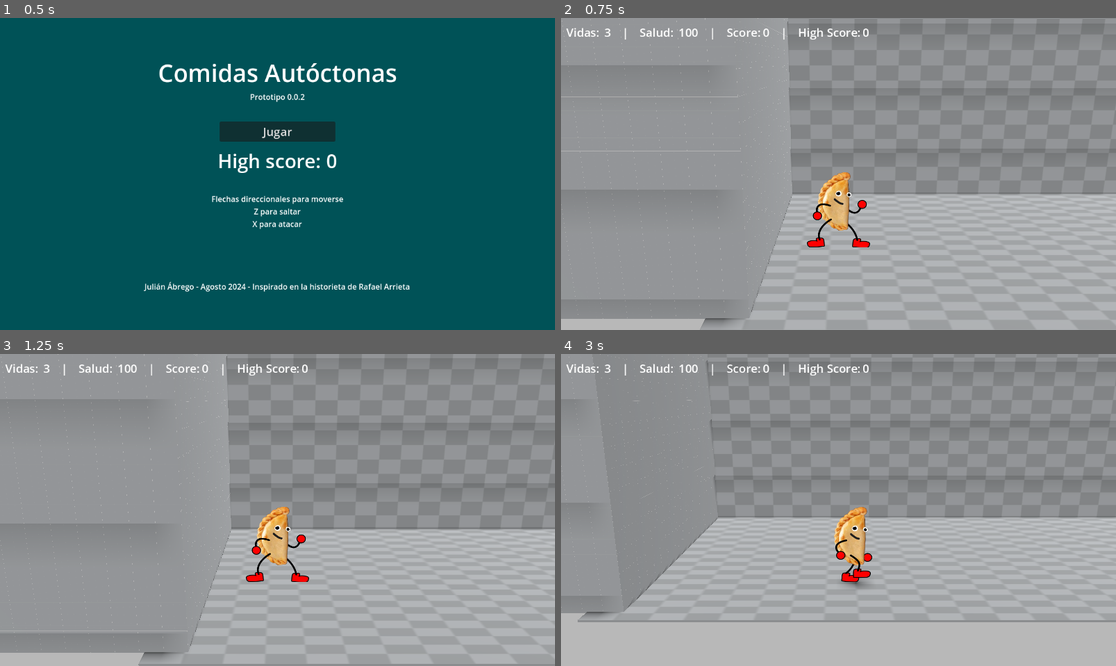
Above: before the commit, frames 1-4 (two rows, left to right).
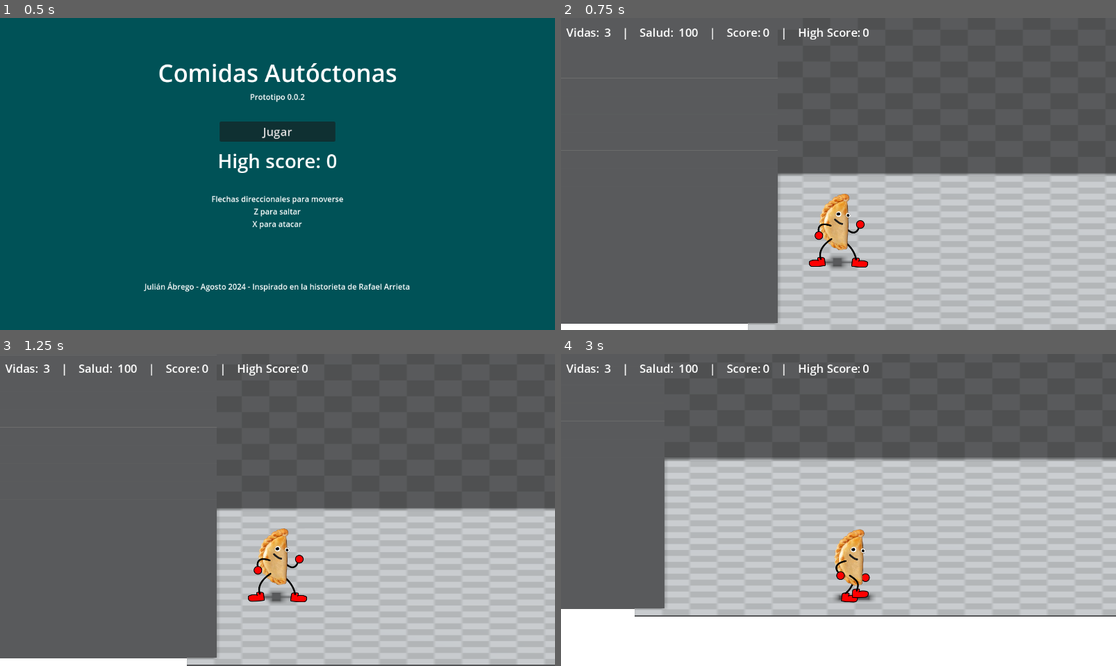
Above: after the commit, the same moments.

Repository: julabrego/unl_TrabajoFinal_2024
Game: Godot game, scene res://Assets/Scenes/UI/main_menu.tscn
Two runs of this game, one before a commit and one after it. Both use one fixed random seed, a clock stepped at 60 frames per second and the inputs below.
Inputs (mouse positions are in pixels of both pictures, inside the frame that each line leads up to):
- Up to frame 1 (0.5 s): no input
- Up to frame 2 (0.75 s): click "Jugar" at 0.5 s
- Up to frame 3 (1.25 s): no input
- Up to frame 4 (3 s): tap Enter (ui_accept) at 1.25, 1.52, 2.27 s; move the mouse to (960, 494) at 1.27 s; hold Right (ui_right) 1.28-2.03 s; hold F 1.28-2.03 s; click (960, 494) at 1.42 s; move the mouse to (727, 525) at 2.02 s; hold Down (ui_down) 2.03-2.78 s; tap Space at 2.1 s; move the mouse to (894, 441) at 2.77 s; hold Right (ui_right) from 2.78 s (still down); hold F from 2.78 s (still down)

Frame 1 is identical in both runs. In frame 2, 83% of the frame differs, in the area x 0-100%, y 0-100%; in frame 3, 83%; in frame 4, 83%.

Commit message:
Camera adjustments

Diff:
--- a/Assets/Scenes/Characters/Empanada/empanada.tscn
+++ b/Assets/Scenes/Characters/Empanada/empanada.tscn
@@ -8,10 +8,13 @@
 [ext_resource type="Texture2D" uid="uid://upr04mc3v6fk" path="res://Assets/Resources/Textures/Empanadas/empanada_hit_spritesheet.png" id="6_gjsth"]
 [ext_resource type="Texture2D" uid="uid://c2cskfpny1nb5" path="res://Assets/Resources/Textures/Empanadas/empanada_jump_spritesheet.png" id="7_tpt2a"]
 
-[sub_resource type="SphereShape3D" id="SphereShape3D_7hrqh"]
-radius = 0.397743
-
-[sub_resource type="SphereMesh" id="SphereMesh_4r5li"]
+[sub_resource type="CapsuleShape3D" id="CapsuleShape3D_es5is"]
+radius = 0.211405
+height = 1.36706
+
+[sub_resource type="CapsuleMesh" id="CapsuleMesh_68o3x"]
+radius = 0.211405
+height = 1.36706
 
 [sub_resource type="CapsuleShape3D" id="CapsuleShape3D_7no7e"]
 radius = 0.365421
@@ -472,21 +475,23 @@
 script = ExtResource("1_5rpsi")
 
 [node name="Sprite3D" type="Sprite3D" parent="."]
+transform = Transform3D(1, 0, 0, 0, 0.866025, 0.5, 0, -0.5, 0.866025, 0, 0, 0)
 texture = ExtResource("1_03la8")
 region_enabled = true
 region_rect = Rect2(0, 0, 178, 221)
 
 [node name="AttackHitbox" type="Area3D" parent="Sprite3D"]
-transform = Transform3D(0.558628, 0, 0, 0, 1, 0, 0, 0, 1, 0.910621, 0.14529, 0)
+transform = Transform3D(1, 0, 0, 0, 1, 0, 0, 0, 1, 0.910621, 0.14529, 0)
 monitoring = false
 
 [node name="CollisionShape3D" type="CollisionShape3D" parent="Sprite3D/AttackHitbox"]
-shape = SubResource("SphereShape3D_7hrqh")
+transform = Transform3D(1, 0, 0, 0, -4.37114e-08, -1, 0, 1, -4.37114e-08, 0, 0, 0)
+shape = SubResource("CapsuleShape3D_es5is")
 
 [node name="MeshInstance3D" type="MeshInstance3D" parent="Sprite3D/AttackHitbox"]
-transform = Transform3D(0.795, 0, 0, 0, 0.795, 0, 0, 0, 0.795, 0, 0, 0)
+transform = Transform3D(0.795, 0, 0, 0, -3.47506e-08, -0.795, 0, 0.795, -3.47506e-08, 0, 0, 0)
 visible = false
-mesh = SubResource("SphereMesh_4r5li")
+mesh = SubResource("CapsuleMesh_68o3x")
 
 [node name="CollisionBox" type="CollisionShape3D" parent="."]
 transform = Transform3D(1, 0, 0, 0, 1, 0, 0, 0, 1, 0, -0.000934005, 0)
--- a/Assets/Scenes/Characters/KetchupSmall/ketchup_small.tscn
+++ b/Assets/Scenes/Characters/KetchupSmall/ketchup_small.tscn
@@ -227,6 +227,7 @@
 script = ExtResource("1_if1ed")
 
 [node name="Sprite3D" type="Sprite3D" parent="."]
+transform = Transform3D(1, 0, 0, 0, 0.866025, 0.5, 0, -0.5, 0.866025, 0, 0, 0)
 texture = ExtResource("2_a1yxx")
 
 [node name="CollisionShape3D" type="CollisionShape3D" parent="."]
--- a/Assets/Scenes/Scenarios/level_1-scenario.tscn
+++ b/Assets/Scenes/Scenarios/level_1-scenario.tscn
@@ -53,6 +53,7 @@
 transform = Transform3D(1, 0, 0, 0, -4.37114e-08, -1, 0, 1, -4.37114e-08, 0, 16.5446, 8.35161)
 
 [node name="CollisionShape3D" type="CollisionShape3D" parent="TerrainBlock/WallBottom"]
+transform = Transform3D(1, 0, 0, 0, 1, 0, 0, 0, 1, 0, 0.445, 0)
 shape = SubResource("BoxShape3D_56138")
 
 [node name="MeshInstance3D" type="MeshInstance3D" parent="TerrainBlock/WallBottom"]
@@ -60,7 +61,7 @@
 surface_material_override/0 = ExtResource("1_2e43v")
 
 [node name="WallFront" type="StaticBody3D" parent="TerrainBlock"]
-transform = Transform3D(1, 0, 0, 0, -4.37114e-08, -1, 0, 1, -4.37114e-08, 0, 16.5446, 15.8795)
+transform = Transform3D(1, 0, 0, 0, -4.37114e-08, -1, 0, 1, -4.37114e-08, 0, 16.545, 17.4)
 
 [node name="CollisionShape3D" type="CollisionShape3D" parent="TerrainBlock/WallFront"]
 shape = SubResource("BoxShape3D_56138")
@@ -82,6 +83,7 @@
 transform = Transform3D(1, 0, 0, 0, -4.37114e-08, -1, 0, 1, -4.37114e-08, 0, 16.5446, 8.35161)
 
 [node name="CollisionShape3D" type="CollisionShape3D" parent="TerrainBlock2/WallBottom"]
+transform = Transform3D(1, 0, 0, 0, 1, 0, 0, 0, 1, 0, 0.445, 0)
 shape = SubResource("BoxShape3D_56138")
 
 [node name="MeshInstance3D" type="MeshInstance3D" parent="TerrainBlock2/WallBottom"]
@@ -89,7 +91,7 @@
 surface_material_override/0 = ExtResource("1_2e43v")
 
 [node name="WallFront" type="StaticBody3D" parent="TerrainBlock2"]
-transform = Transform3D(1, 0, 0, 0, -4.37114e-08, -1, 0, 1, -4.37114e-08, 0, 16.5446, 15.8795)
+transform = Transform3D(1, 0, 0, 0, -4.37114e-08, -1, 0, 1, -4.37114e-08, 0, 16.545, 17.4)
 
 [node name="CollisionShape3D" type="CollisionShape3D" parent="TerrainBlock2/WallFront"]
 shape = SubResource("BoxShape3D_56138")
--- a/Assets/Scenes/Scenarios/world_1.tscn
+++ b/Assets/Scenes/Scenarios/world_1.tscn
@@ -9,28 +9,13 @@
 [ext_resource type="Script" path="res://addons/phantom_camera/scripts/phantom_camera/phantom_camera_3d.gd" id="7_1nq8k"]
 [ext_resource type="Script" path="res://addons/phantom_camera/scripts/resources/tween_resource.gd" id="8_gb0a8"]
 [ext_resource type="Script" path="res://addons/phantom_camera/scripts/resources/camera_3d_resource.gd" id="9_s1ir3"]
+[ext_resource type="Texture2D" uid="uid://835paqmo7ng1" path="res://Assets/Resources/Textures/Teenage-Mutant-Ninja-Turtles-Shredders-Revenge.jpg" id="10_cd7in"]
 
-[sub_resource type="ProceduralSkyMaterial" id="ProceduralSkyMaterial_rhm72"]
-sky_horizon_color = Color(0.64625, 0.65575, 0.67075, 1)
-ground_horizon_color = Color(0.64625, 0.65575, 0.67075, 1)
+[sub_resource type="Environment" id="Environment_43i5g"]
+background_energy_multiplier = 2.1
+reflected_light_source = 2
 
-[sub_resource type="Sky" id="Sky_vvjwq"]
-sky_material = SubResource("ProceduralSkyMaterial_rhm72")
-
-[sub_resource type="Environment" id="Environment_twjta"]
-background_mode = 2
-sky = SubResource("Sky_vvjwq")
-ambient_light_source = 3
-ambient_light_color = Color(0.775063, 0.775063, 0.775063, 1)
-tonemap_mode = 2
-
-[sub_resource type="BoxShape3D" id="BoxShape3D_ftux4"]
-size = Vector3(1, 6.05518, 4.44135)
-
-[sub_resource type="Environment" id="Environment_fwxe6"]
-background_camera_feed_id = 10
-
-[sub_resource type="CameraAttributesPhysical" id="CameraAttributesPhysical_acxdf"]
+[sub_resource type="CameraAttributesPhysical" id="CameraAttributesPhysical_qm88m"]
 exposure_multiplier = 2.41
 
 [sub_resource type="Resource" id="Resource_5wpq5"]
@@ -44,107 +29,36 @@
 cull_mask = 1048575
 h_offset = 0.0
 v_offset = 0.0
-projection = 0
+projection = 1
 fov = 75.0
 size = 9.351
 frustum_offset = Vector2(0, 0)
 near = 0.05
 far = 4000.0
 
+[sub_resource type="Environment" id="Environment_q20sm"]
+background_energy_multiplier = 2.1
+reflected_light_source = 2
+
 [sub_resource type="CameraAttributesPhysical" id="CameraAttributesPhysical_sepef"]
 exposure_multiplier = 2.41
+
+[sub_resource type="BoxShape3D" id="BoxShape3D_ftux4"]
+size = Vector3(1, 6.05518, 4.44135)
 
 [node name="World" type="Node3D"]
 script = ExtResource("1_8yv3f")
 
 [node name="InGameHUD" parent="." instance=ExtResource("5_7lsm1")]
 
-[node name="WorldEnvironment" type="WorldEnvironment" parent="."]
-environment = SubResource("Environment_twjta")
-
-[node name="DirectionalLight3D" type="DirectionalLight3D" parent="."]
-transform = Transform3D(1, 0, 0, 0, 0.24568, 0.969351, 0, -0.969351, 0.24568, -1.52418, 11.8512, 20.4429)
-light_energy = 0.1
-light_angular_distance = 46.6
-shadow_enabled = true
-directional_shadow_mode = 0
-
-[node name="KetchupSmall" parent="." node_paths=PackedStringArray("target") instance=ExtResource("3_s7u4f")]
-transform = Transform3D(1, 0, 0, 0, 1, 0, 0, 0, 1, 3.59067, 1.14051, 15.341)
-target = NodePath("../Empanada")
-
-[node name="KetchupSmall2" parent="." node_paths=PackedStringArray("target") instance=ExtResource("3_s7u4f")]
-transform = Transform3D(1, 0, 0, 0, 1, 0, 0, 0, 1, 2.94668, 1.14051, 12.6274)
-target = NodePath("../Empanada")
-
-[node name="KetchupSmall3" parent="." node_paths=PackedStringArray("target") instance=ExtResource("3_s7u4f")]
-transform = Transform3D(1, 0, 0, 0, 1, 0, 0, 0, 1, 13.0343, 0.898847, 12.6767)
-target = NodePath("../Empanada")
-
-[node name="KetchupSmall4" parent="." node_paths=PackedStringArray("target") instance=ExtResource("3_s7u4f")]
-transform = Transform3D(1, 0, 0, 0, 1, 0, 0, 0, 1, 11.0553, 0.898847, 11.9589)
-target = NodePath("../Empanada")
-
-[node name="KetchupSmall5" parent="." node_paths=PackedStringArray("target") instance=ExtResource("3_s7u4f")]
-transform = Transform3D(1, 0, 0, 0, 1, 0, 0, 0, 1, 11.0553, 0.898847, 13.6483)
-target = NodePath("../Empanada")
-
-[node name="KetchupSmall6" parent="." node_paths=PackedStringArray("target") instance=ExtResource("3_s7u4f")]
-transform = Transform3D(1, 0, 0, 0, 1, 0, 0, 0, 1, 33.2905, 3.33058, 13.6483)
-target = NodePath("../Empanada")
-
-[node name="KetchupSmall7" parent="." node_paths=PackedStringArray("target") instance=ExtResource("3_s7u4f")]
-transform = Transform3D(1, 0, 0, 0, 1, 0, 0, 0, 1, 39.1141, 3.60419, 13.6483)
-target = NodePath("../Empanada")
-
-[node name="KetchupSmall8" parent="." node_paths=PackedStringArray("target") instance=ExtResource("3_s7u4f")]
-transform = Transform3D(1, 0, 0, 0, 1, 0, 0, 0, 1, 41.7501, 3.60419, 10.5475)
-target = NodePath("../Empanada")
-
-[node name="KetchupSmall9" parent="." node_paths=PackedStringArray("target") instance=ExtResource("3_s7u4f")]
-transform = Transform3D(1, 0, 0, 0, 1, 0, 0, 0, 1, 41.7501, 3.60419, 14.7709)
-target = NodePath("../Empanada")
-
-[node name="KetchupSmall10" parent="." node_paths=PackedStringArray("target") instance=ExtResource("3_s7u4f")]
-transform = Transform3D(1, 0, 0, 0, 1, 0, 0, 0, 1, 50.2257, 3.60419, 14.7709)
-target = NodePath("../Empanada")
-
-[node name="KetchupSmall11" parent="." node_paths=PackedStringArray("target") instance=ExtResource("3_s7u4f")]
-transform = Transform3D(1, 0, 0, 0, 1, 0, 0, 0, 1, 50.2257, 3.60419, 12.439)
-target = NodePath("../Empanada")
-
-[node name="KetchupSmall12" parent="." node_paths=PackedStringArray("target") instance=ExtResource("3_s7u4f")]
-transform = Transform3D(1, 0, 0, 0, 1, 0, 0, 0, 1, 59.172, 3.60419, 12.439)
-target = NodePath("../Empanada")
-
-[node name="KetchupSmall13" parent="." node_paths=PackedStringArray("target") instance=ExtResource("3_s7u4f")]
-transform = Transform3D(1, 0, 0, 0, 1, 0, 0, 0, 1, 59.172, 3.60419, 14.4434)
-target = NodePath("../Empanada")
-
-[node name="KetchupSmall14" parent="." node_paths=PackedStringArray("target") instance=ExtResource("3_s7u4f")]
-transform = Transform3D(1, 0, 0, 0, 1, 0, 0, 0, 1, 71.2821, 1.74213, 14.4434)
-target = NodePath("../Empanada")
-
-[node name="KetchupSmall15" parent="." node_paths=PackedStringArray("target") instance=ExtResource("3_s7u4f")]
-transform = Transform3D(1, 0, 0, 0, 1, 0, 0, 0, 1, 71.2821, 1.74213, 12.3361)
-target = NodePath("../Empanada")
-
 [node name="Empanada" parent="." groups=["Player"] instance=ExtResource("2_hn7vq")]
 transform = Transform3D(1, 0, 0, 0, 1, 0, 0, 0, 1, -13.7788, 1.21266, 13.6956)
 
-[node name="Level1Scenario" parent="." instance=ExtResource("5_rgyck")]
-
-[node name="EndOfLevelArea" type="Area3D" parent="."]
-transform = Transform3D(1, 0, 0, 0, 1, 0, 0, 0, 1, 78.587, -9.05991e-06, 13.2273)
-
-[node name="CollisionShape3D" type="CollisionShape3D" parent="EndOfLevelArea"]
-transform = Transform3D(1, 0, 0, 0, 1, 0, 0, 0, 1, 0.0572586, 2.52759, -0.170013)
-shape = SubResource("BoxShape3D_ftux4")
-
 [node name="Camera3D" type="Camera3D" parent="."]
-transform = Transform3D(1, 0, 0, 0, 0.971133, 0.238533, 0, -0.238533, 0.971133, -13.7788, 5.16766, 25.6906)
-environment = SubResource("Environment_fwxe6")
-attributes = SubResource("CameraAttributesPhysical_acxdf")
+transform = Transform3D(1, 0, 0, 0, 0.866024, 0.499999, 0, -0.499999, 0.866024, -13.7788, 10.0577, 25.6906)
+environment = SubResource("Environment_43i5g")
+attributes = SubResource("CameraAttributesPhysical_qm88m")
+projection = 1
 current = true
 size = 9.351
 
@@ -152,17 +66,104 @@
 script = ExtResource("6_sv8yj")
 
 [node name="PhantomCamera3D" type="Node3D" parent="." node_paths=PackedStringArray("follow_target")]
-transform = Transform3D(1, 0, 0, 0, 0.971133, 0.238533, 0, -0.238533, 0.971133, -13.7788, 5.16766, 25.6906)
+transform = Transform3D(1, 0, 0, 0, 0.866024, 0.499999, 0, -0.499999, 0.866024, -13.7788, 10.0577, 25.6906)
 script = ExtResource("7_1nq8k")
 follow_mode = 2
 follow_target = NodePath("../Empanada")
 tween_resource = SubResource("Resource_5wpq5")
 tween_on_load = false
 camera_3d_resource = SubResource("Resource_6ta6x")
+environment = SubResource("Environment_q20sm")
 attributes = SubResource("CameraAttributesPhysical_sepef")
-follow_offset = Vector3(0, 3.955, 11.995)
+follow_offset = Vector3(0, 8.845, 11.995)
 follow_damping = true
+
+[node name="Enemies" type="Node3D" parent="."]
+
+[node name="KetchupSmall" parent="Enemies" node_paths=PackedStringArray("target") instance=ExtResource("3_s7u4f")]
+transform = Transform3D(1, 0, 0, 0, 1, 0, 0, 0, 1, 3.59067, 1.14051, 15.341)
+target = NodePath("../../Empanada")
+
+[node name="KetchupSmall2" parent="Enemies" node_paths=PackedStringArray("target") instance=ExtResource("3_s7u4f")]
+transform = Transform3D(1, 0, 0, 0, 1, 0, 0, 0, 1, 2.94668, 1.14051, 12.6274)
+target = NodePath("../../Empanada")
+
+[node name="KetchupSmall3" parent="Enemies" node_paths=PackedStringArray("target") instance=ExtResource("3_s7u4f")]
+transform = Transform3D(1, 0, 0, 0, 1, 0, 0, 0, 1, 13.0343, 0.898847, 12.6767)
+target = NodePath("../../Empanada")
+
+[node name="KetchupSmall4" parent="Enemies" node_paths=PackedStringArray("target") instance=ExtResource("3_s7u4f")]
+transform = Transform3D(1, 0, 0, 0, 1, 0, 0, 0, 1, 11.0553, 0.898847, 11.9589)
+target = NodePath("../../Empanada")
+
+[node name="KetchupSmall5" parent="Enemies" node_paths=PackedStringArray("target") instance=ExtResource("3_s7u4f")]
+transform = Transform3D(1, 0, 0, 0, 1, 0, 0, 0, 1, 11.0553, 0.898847, 13.6483)
+target = NodePath("../../Empanada")
+
+[node name="KetchupSmall6" parent="Enemies" node_paths=PackedStringArray("target") instance=ExtResource("3_s7u4f")]
+transform = Transform3D(1, 0, 0, 0, 1, 0, 0, 0, 1, 33.2905, 3.33058, 13.6483)
+target = NodePath("../../Empanada")
+
+[node name="KetchupSmall7" parent="Enemies" node_paths=PackedStringArray("target") instance=ExtResource("3_s7u4f")]
+transform = Transform3D(1, 0, 0, 0, 1, 0, 0, 0, 1, 39.1141, 3.60419, 13.6483)
+target = NodePath("../../Empanada")
+
+[node name="KetchupSmall8" parent="Enemies" node_paths=PackedStringArray("target") instance=ExtResource("3_s7u4f")]
+transform = Transform3D(1, 0, 0, 0, 1, 0, 0, 0, 1, 41.7501, 3.60419, 10.5475)
+target = NodePath("../../Empanada")
+
+[node name="KetchupSmall9" parent="Enemies" node_paths=PackedStringArray("target") instance=ExtResource("3_s7u4f")]
+transform = Transform3D(1, 0, 0, 0, 1, 0, 0, 0, 1, 41.7501, 3.60419, 14.7709)
+target = NodePath("../../Empanada")
+
+[node name="KetchupSmall10" parent="Enemies" node_paths=PackedStringArray("target") instance=ExtResource("3_s7u4f")]
+transform = Transform3D(1, 0, 0, 0, 1, 0, 0, 0, 1, 50.2257, 3.60419, 14.7709)
+target = NodePath("../../Empanada")
+
+[node name="KetchupSmall11" parent="Enemies" node_paths=PackedStringArray("target") instance=ExtResource("3_s7u4f")]
+transform = Transform3D(1, 0, 0, 0, 1, 0, 0, 0, 1, 50.2257, 3.60419, 12.439)
+target = NodePath("../../Empanada")
+
+[node name="KetchupSmall12" parent="Enemies" node_paths=PackedStringArray("target") instance=ExtResource("3_s7u4f")]
+transform = Transform3D(1, 0, 0, 0, 1, 0, 0, 0, 1, 59.172, 3.60419, 12.439)
+target = NodePath("../../Empanada")
+
+[node name="KetchupSmall13" parent="Enemies" node_paths=PackedStringArray("target") instance=ExtResource("3_s7u4f")]
+transform = Transform3D(1, 0, 0, 0, 1, 0, 0, 0, 1, 59.172, 3.60419, 14.4434)
+target = NodePath("../../Empanada")
+
+[node name="KetchupSmall14" parent="Enemies" node_paths=PackedStringArray("target") instance=ExtResource("3_s7u4f")]
+transform = Transform3D(1, 0, 0, 0, 1, 0, 0, 0, 1, 71.2821, 1.74213, 14.4434)
+target = NodePath("../../Empanada")
+
+[node name="KetchupSmall15" parent="Enemies" node_paths=PackedStringArray("target") instance=ExtResource("3_s7u4f")]
+transform = Transform3D(1, 0, 0, 0, 1, 0, 0, 0, 1, 71.2821, 1.74213, 12.3361)
+target = NodePath("../../Empanada")
+
+[node name="MAP" type="Node3D" parent="."]
+
+[node name="EndOfLevelArea" type="Area3D" parent="MAP"]
+transform = Transform3D(1, 0, 0, 0, 1, 0, 0, 0, 1, 78.587, -9.05991e-06, 13.2273)
+
+[node name="CollisionShape3D" type="CollisionShape3D" parent="MAP/EndOfLevelArea"]
+transform = Transform3D(1, 0, 0, 0, 1, 0, 0, 0, 1, 0.0572586, 2.52759, -0.170013)
+shape = SubResource("BoxShape3D_ftux4")
+
+[node name="Level1Scenario" parent="MAP" instance=ExtResource("5_rgyck")]
+
+[node name="DirectionalLight3D" type="DirectionalLight3D" parent="MAP"]
+transform = Transform3D(1, 0, 0, 0, -4.37114e-08, 1, 0, -1, -4.37114e-08, -1.52418, 11.8512, 20.4429)
+light_energy = 0.1
+shadow_enabled = true
+shadow_blur = 0.0
+directional_shadow_split_1 = 0.028
+
+[node name="TMNT_Reference" type="Sprite3D" parent="."]
+transform = Transform3D(0.864, 0, 0, 0, 0.748246, 0.432, 0, -0.432, 0.748246, -13.805, 6.755, 20.02)
+visible = false
+modulate = Color(1, 1, 1, 0.270588)
+texture = ExtResource("10_cd7in")
 
 [connection signal="empanada_died" from="Empanada" to="." method="_on_empanada_empanada_died"]
 [connection signal="health_has_changed" from="Empanada" to="." method="_on_empanada_health_has_changed"]
-[connection signal="body_entered" from="EndOfLevelArea" to="." method="_on_end_of_level_area_body_entered"]
+[connection signal="body_entered" from="MAP/EndOfLevelArea" to="." method="_on_end_of_level_area_body_entered"]
Binary file added: Assets/Resources/Textures/Teenage-Mutant-Ninja-Turtles-Shredders-Revenge.jpg
Not shown, added: Assets/Resources/Textures/Teenage-Mutant-Ninja-Turtles-Shredders-Revenge.jpg.import
Not shown: 1 places in Assets/Scenes/Scenarios/world_1.tscn that only renumber resources
